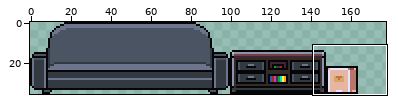
Pixel-art file -- Assets/Rooms/Sprites/Furniture.aseprite. Above: a wide view before the commit, with the close-up outlined.
Close-up. Earlier state:
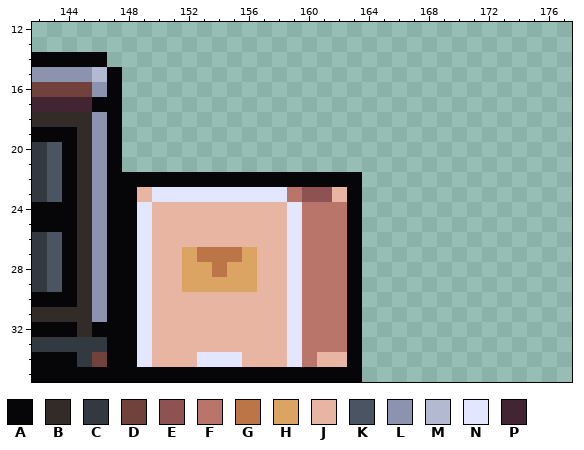
181x36 pixels, 1 frame. Shown: x 142..177, y 12..35. The old version is drawn lined up with the new one, on the new canvas.
Palette (. is transparent): A #060608  B #322b28  C #333941  D #71413b  E #8e5252  F #ba756a  G #bb7547  H #dba463  J #e9b5a3  K #4a5462  L #8b93af  M #b3b9d1  N #e3e6ff  P #422433
Pixels before, first column x 142:
14 AAAAA.................
15 LLLLMA................
16 DDDDLA................
17 PPPPAA................
18 BBBBLA................
19 AAABLA................
20 CKABLA................
21 CKABLA................
22 CKABLAAAAAAAAAAAAAAAAA
23 CKABLAAJNNNNNNNNNFEEJA
24 AAABLAANJJJJJJJJJNFFFA
25 AAABLAANJJJJJJJJJNFFFA
26 CKABLAANJJJJJJJJJNFFFA
27 CKABLAANJJHGGGHJJNFFFA
28 CKABLAANJJHHGHHJJNFFFA
29 CKABLAANJJHHHHHJJNFFFA
30 AAABLAANJJJJJJJJJNFFFA
31 BBBBLAANJJJJJJJJJNFFFA
32 AAABAAANJJJJJJJJJNFFFA
33 CCCCCAANJJJJJJJJJNFFFA
34 AAACDAANJJJNNNJJJNFJJA
35 AAAAAAAAAAAAAAAAAAAAAA
The result:
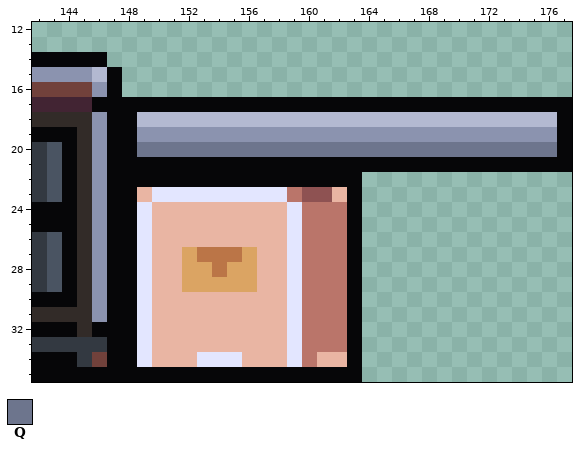
Colours new in this view: Q #6d758d
Commit message: Create Shelf sprite and game object
The edit:
canvas 181x36 -> 178x36 (the part of the old canvas that was cut away was empty and is not shown)
Changed rows in their new state; - is an unchanged pixel.
first column x 148:
17 AAAAAAAAAAAAAAAAAAAAAAAAAAAAAA
18 AMMMMMMMMMMMMMMMMMMMMMMMMMMMMA
19 ALLLLLLLLLLLLLLLLLLLLLLLLLLLLA
20 AQQQQQQQQQQQQQQQQQQQQQQQQQQQQA
21 AAAAAAAAAAAAAAAAAAAAAAAAAAAAAA
Where, in picture pixels (left, top, right, bottom), the same in both close-ups:
added: (122, 97, 572, 172)
